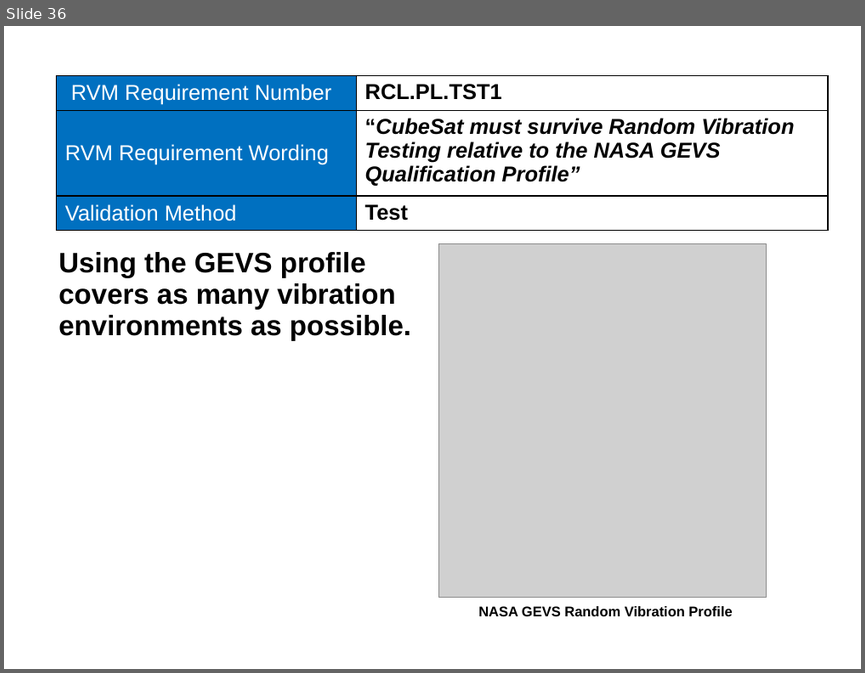
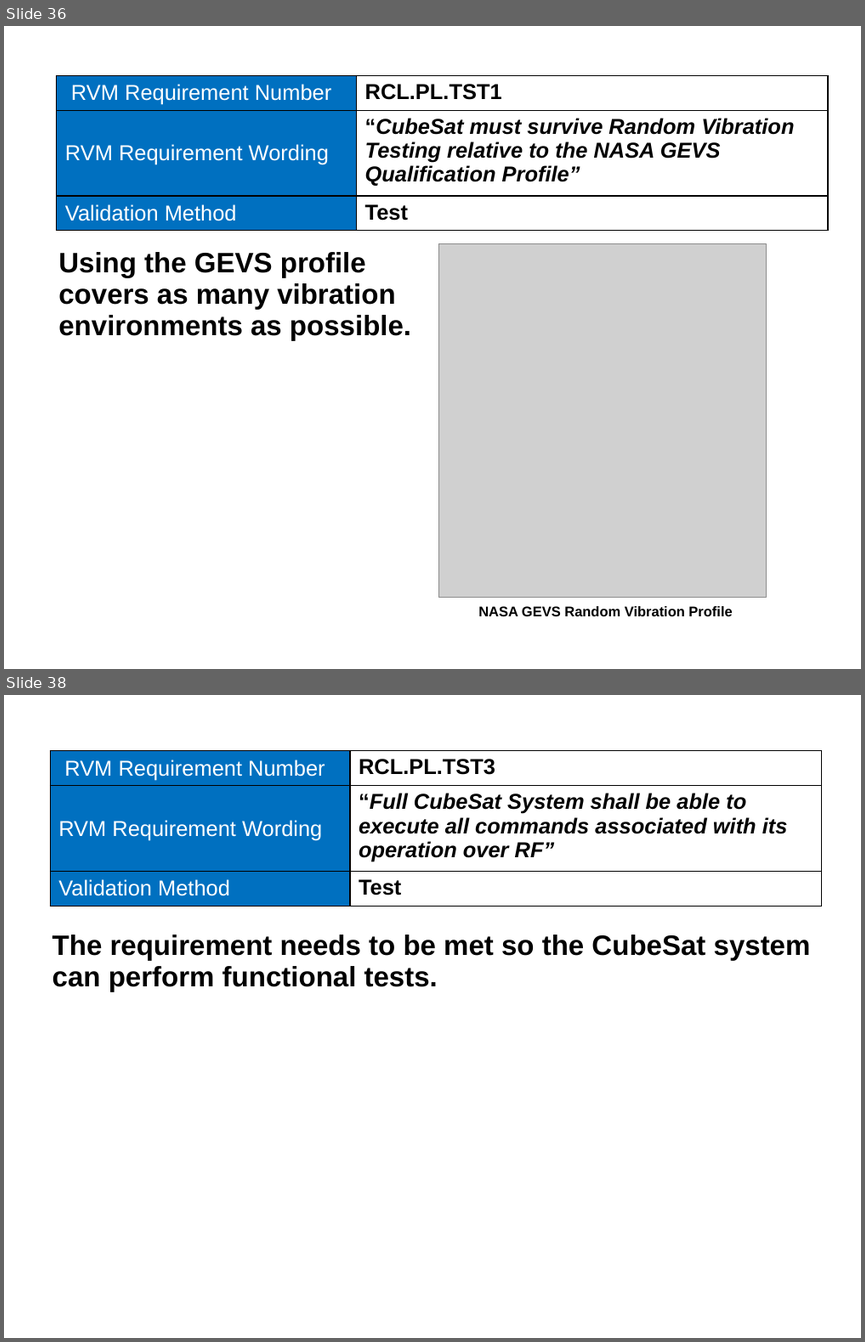
Before and after one commit to RascalSeniorDesign/Preliminary-Design, a slide deck: CMQA/Presentations/SRR Presentation.pptx. Shown one above the other, each under a label of ours: slide 36 before the commit, slides 36 and 38 after it; the slides between them are not shown. The pictures are 865x673 and 865x1342 pixels, drawn with LibreOffice and Linux fonts; fonts in the diff are those of the drawing; grey boxes stand for pictures; background and template pictures are left out. Boxes give left, top, right and bottom in pixels: in the first picture for what was removed or moved away, otherwise in the second. Text is boxed around its words. In the diff, an @@ line names an element or a change of style, - is before the commit and + after.

```diff
--- a/CMQA/Presentations/SRR Presentation.pptx
+++ b/CMQA/Presentations/SRR Presentation.pptx
@@ slide 38 added at [4,695,861,1338], background picture (left out) @@
@@ table added at [50,751,821,907], 3 rows, 2 columns @@
+RVM Requirement Number | RCL.PL.TST3
+RVM Requirement Wording | “Full CubeSat System shall be able to execute all commands associated with its operation over RF”
+Validation Method | Test
@@ title added at [358,759,495,775], 32 pt, text #FFFFFF, italic @@
+RCL.PL.TST3
@@ text added at [52,935,811,992], 26 pt, text #000000, bold @@
+The requirement needs to be met so the CubeSat system can perform functional tests.
```
Also in this commit, not shown: 3 other slides added, 3 slides removed.
